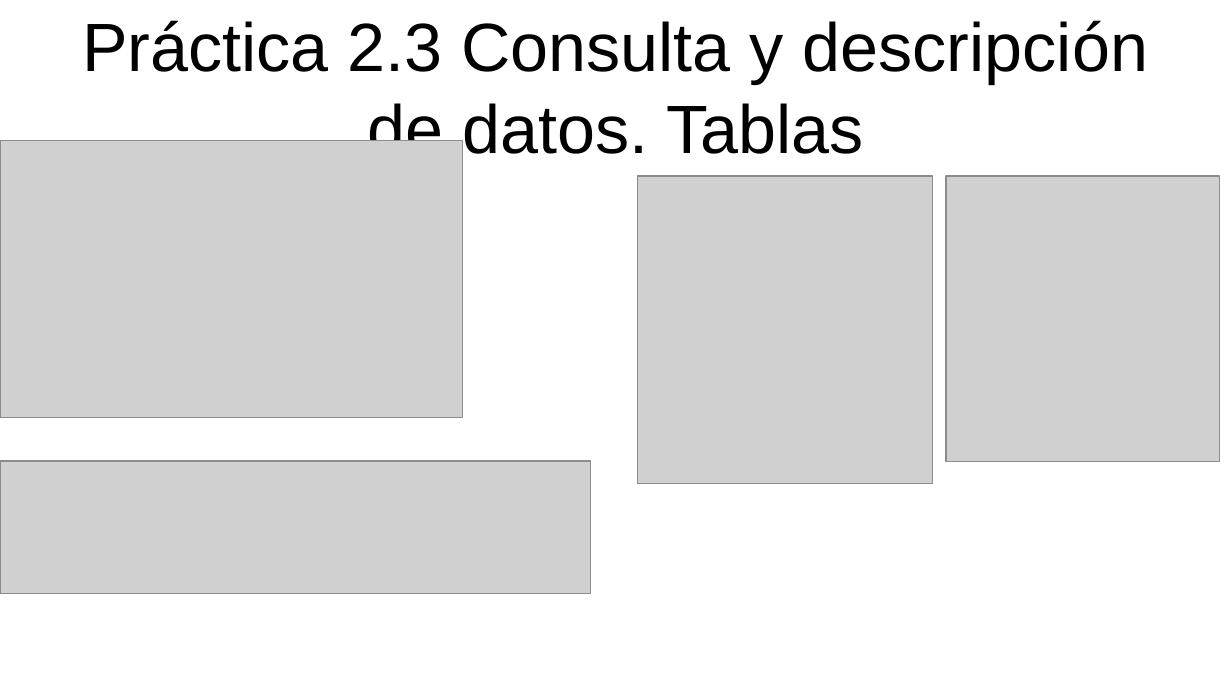
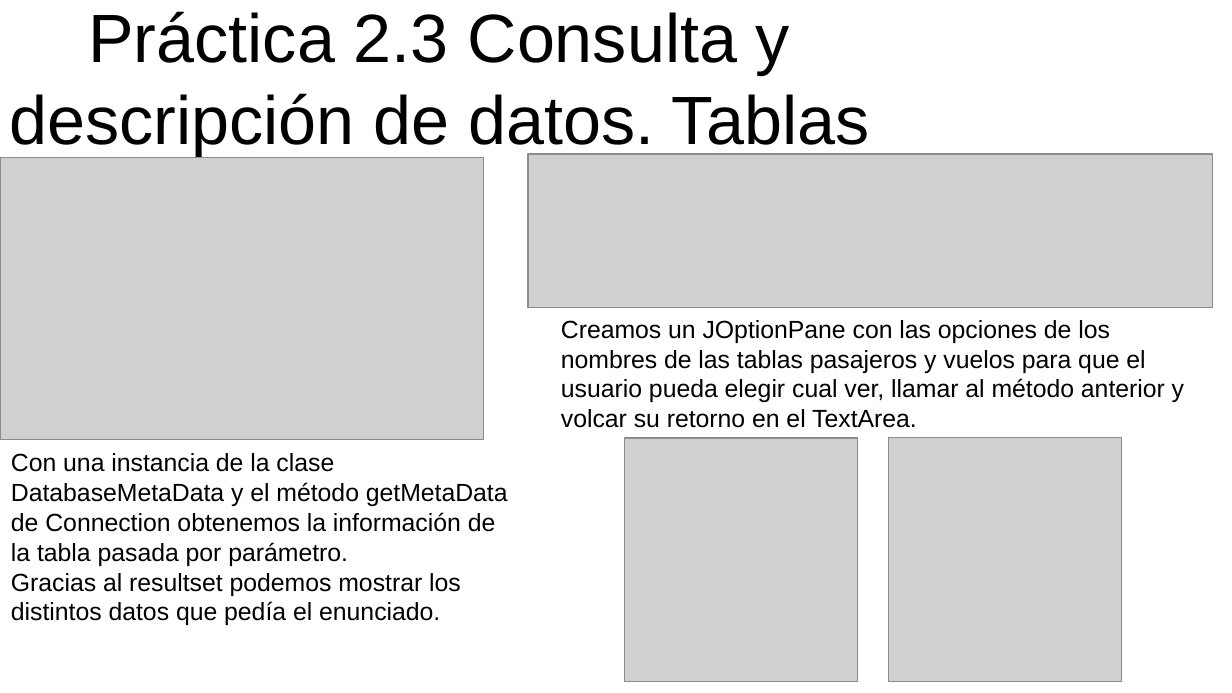
Before and after one commit to AlberHanibal/Datos, a slide deck: slide 7 of ProyectosDatos/Presentación BD/Colmenar_Casas_Alberto_ActividadBDR.odp. Drawn at 1232x693 pixels with LibreOffice and Linux fonts; fonts in the diff are those of the drawing; grey boxes stand for pictures. Boxes give left, top, right and bottom in pixels: in the first picture for what was removed or moved away, otherwise in the second. Text is boxed around its words. In the diff, an @@ line names an element or a change of style, - is before the commit and + after.

```diff
--- a/ProyectosDatos/Presentación BD/Colmenar_Casas_Alberto_ActividadBDR.odp
+++ b/ProyectosDatos/Presentación BD/Colmenar_Casas_Alberto_ActividadBDR.odp
@@ title "Práctica 2.3 Consulta y descripción ..." rewrapped from bbox=[82, 20, 1148, 166] to bbox=[9, 11, 869, 157] @@
@@ picture: place and size @@
-picture at bbox=[0, 141, 463, 418]
+picture at bbox=[0, 158, 484, 440]
@@ picture: place and size @@
-picture at bbox=[638, 176, 934, 483]
+picture at bbox=[528, 154, 1212, 309]
@@ text added at bbox=[561, 320, 1184, 428], 16 pt, text #000000 @@
+Creamos un JOptionPane con las opciones de los nombres de las tablas pasajeros y vuelos para que el usuario pueda elegir cual ver, llamar al método anterior y volcar su retorno en el TextArea.
@@ picture: place and size @@
-picture at bbox=[0, 462, 591, 595]
+picture at bbox=[625, 438, 859, 682]
@@ picture: place and size @@
-picture at bbox=[946, 176, 1220, 462]
+picture at bbox=[889, 438, 1122, 682]
@@ text added at bbox=[11, 453, 508, 625], 16 pt, text #000000 @@
+Con una instancia de la clase DatabaseMetaData y el método getMetaData de Connection obtenemos la información de la tabla pasada por parámetro.
+Gracias al resultset podemos mostrar los distintos datos que pedía el enunciado.
```
Also in this commit, not shown: 8 other slides changed, 2 slides added, 2 slides removed, 3 other files.
